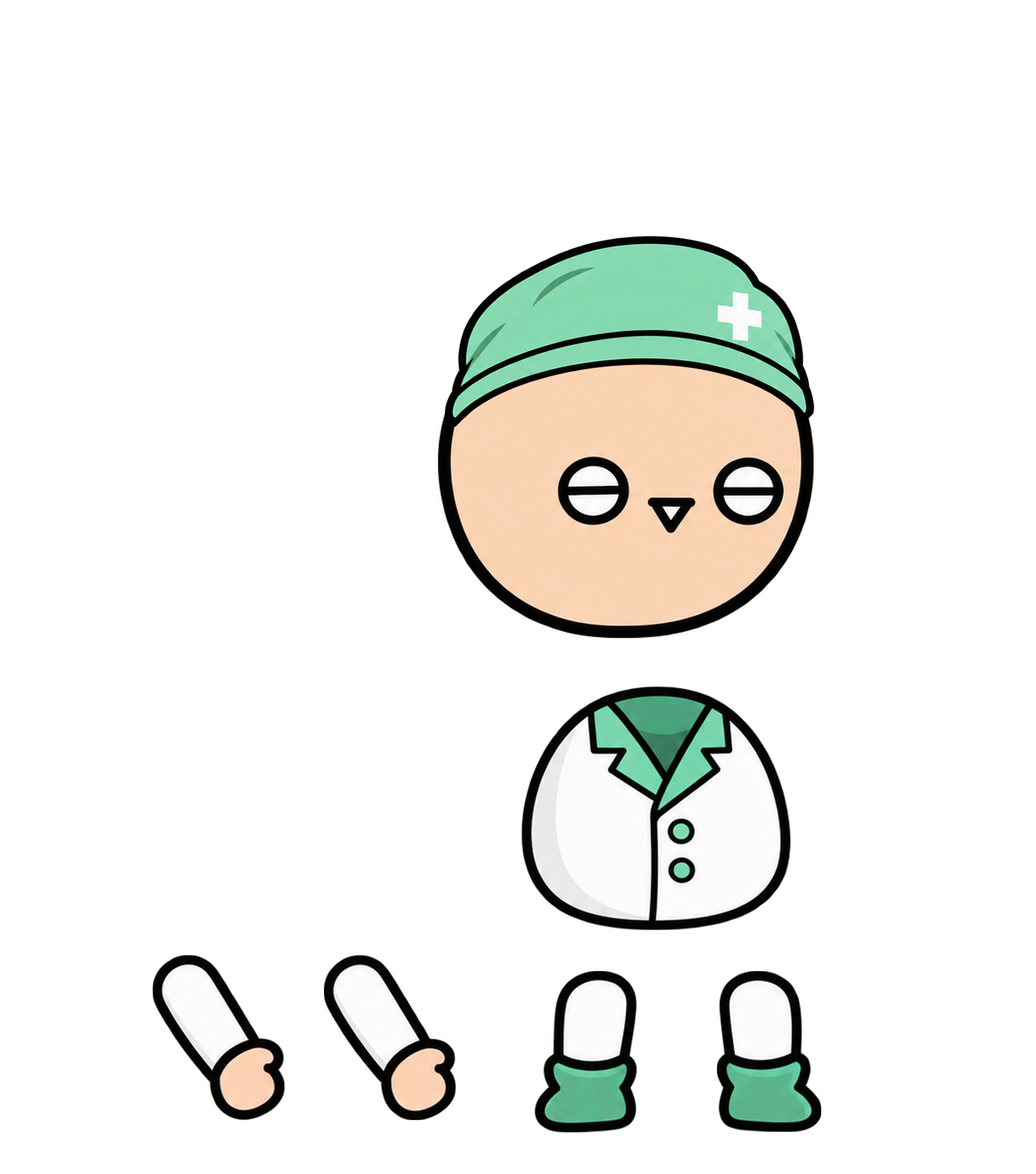
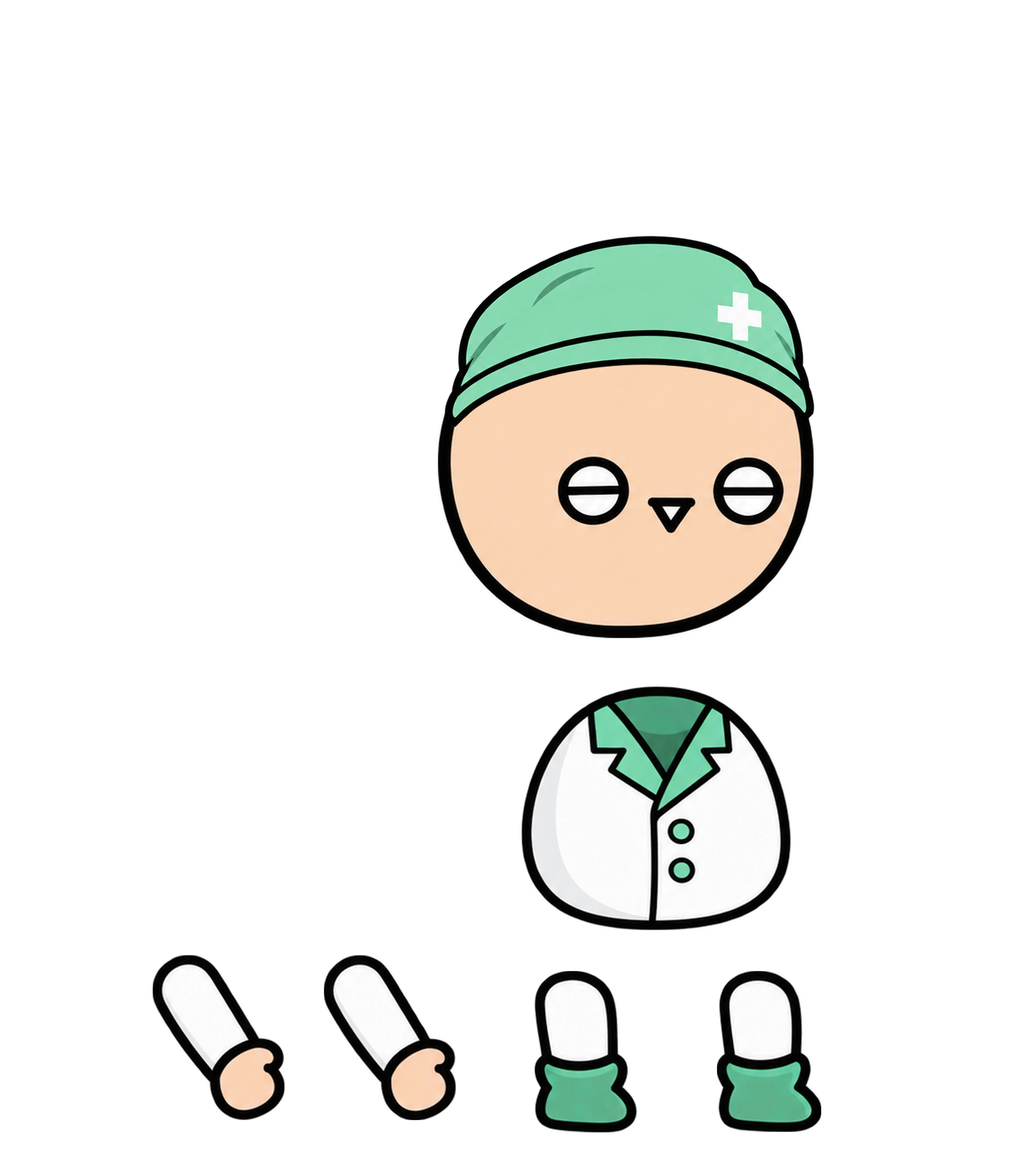
Layered file, before and after one edit (1036x1174). Changes by layer:
painted on "다리1" over bbox(534, 970, 637, 1133)
